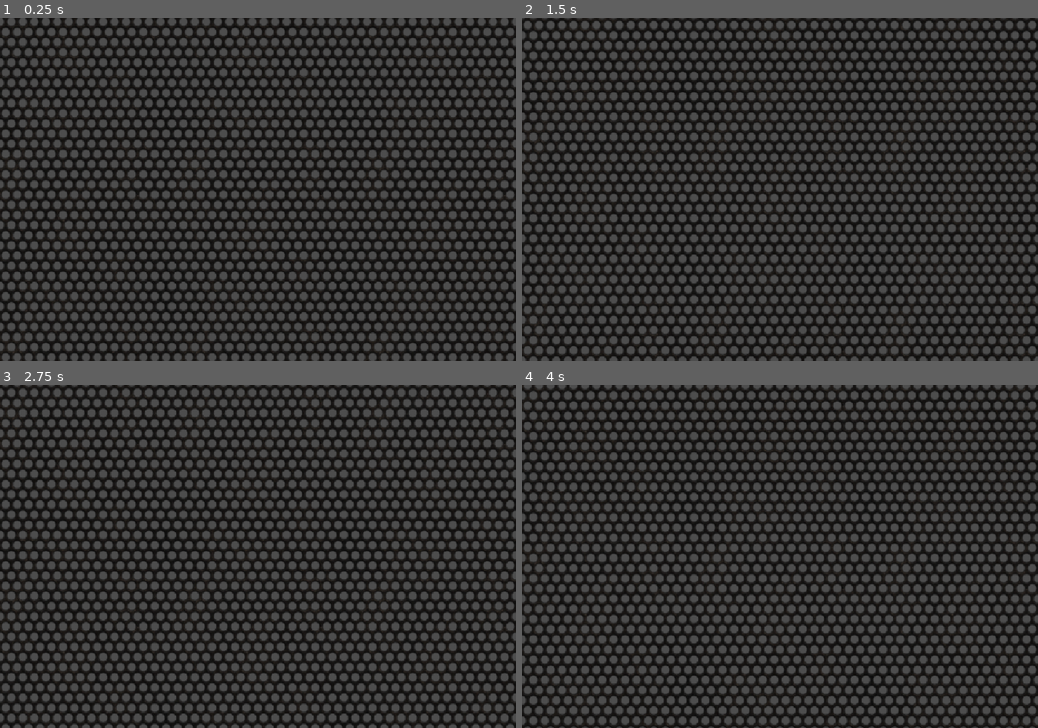
Above: before the commit, frames 1-4 (two rows, left to right).
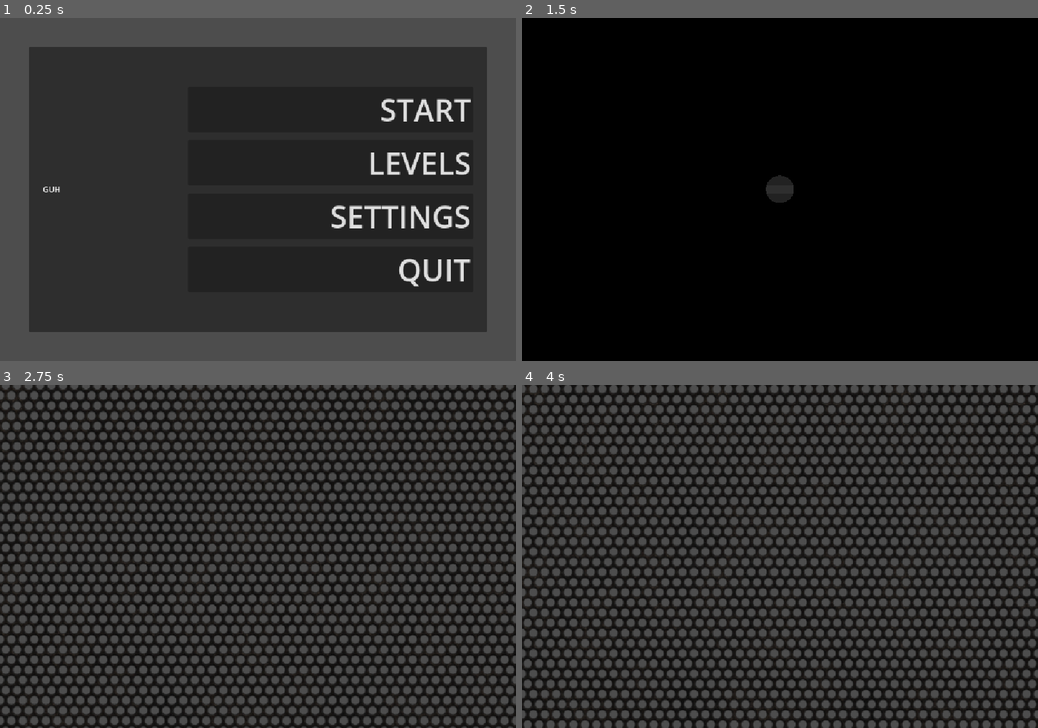
Above: after the commit, the same moments.

Repository: novalivb/very-serious-game
Game: Godot game, scene res://source/core/main/main.tscn
The game is run twice, just before and just after one commit, with the same random seed, the same clock (stepped at 60 frames per second) and the same inputs. Sound files missing from this copy of the repository are replaced by a short silence.
Inputs (mouse positions are in pixels of both pictures, inside the frame that each line leads up to):
- Up to frame 1 (0.25 s): no input
- Up to frame 2 (1.5 s): click (852, 110) at 0.5 s, where only the run after the commit has a clickable "START"; click (852, 110) at 1.25 s, where only the run after the commit has a clickable "START"
- Up to frame 3 (2.75 s): tap Enter (ui_accept) at 2, 2.27 s; move the mouse to (371, 539) at 2.02 s; hold Right (ui_right) from 2.03 s (still down); tap Mouse wheel up (up) at 2.1 s
- Up to frame 4 (4 s): move the mouse to (676, 573) at 2.77 s; release Right (ui_right) at 2.78 s; hold Left (ui_left) 2.78-3.53 s; tap Mouse wheel down (down) at 2.85 s; tap Enter (ui_accept) at 3.02 s; tap Mouse wheel up (up) at 3.05, 3.8 s; move the mouse to (831, 481) at 3.52 s; hold Right (ui_right) from 3.53 s (still down); hold Ctrl (god_mode_1) from 3.53 s (still down)

The runs differ from the first frame. In frame 1, 55% of the frame differs, in the area x 0-100%, y 0-100%; in frame 2, 74%; in frame 3, 40%; in frame 4, 66%.

Commit message:
StartButtonAnimation
that's all

Diff:
--- a/godot/very-serious-game/source/core/main/main.tscn
+++ b/godot/very-serious-game/source/core/main/main.tscn
@@ -6,7 +6,6 @@
 [node name="Main" type="Node" unique_id=1558150215]
 process_mode = 3
 script = ExtResource("1_8t6ri")
-autostart = true
 
 [node name="Systems" type="Node" parent="." unique_id=56209384]
 
--- a/godot/very-serious-game/source/levels/main-menu/main_menu.tscn
+++ b/godot/very-serious-game/source/levels/main-menu/main_menu.tscn
@@ -2,6 +2,91 @@
 
 [ext_resource type="Script" uid="uid://wvl10idqw34c" path="res://source/levels/main-menu/main_menu.gd" id="1_ayfh3"]
 [ext_resource type="Script" uid="uid://b55ff8f0fupj1" path="res://source/levels/main-menu/main_menu_ui.gd" id="2_nb24a"]
+
+[sub_resource type="Animation" id="Animation_nb24a"]
+length = 0.001
+tracks/0/type = "value"
+tracks/0/imported = false
+tracks/0/enabled = true
+tracks/0/path = NodePath("%StartButton:offset_transform_pivot_ratio")
+tracks/0/interp = 1
+tracks/0/loop_wrap = true
+tracks/0/keys = {
+"times": PackedFloat32Array(0),
+"transitions": PackedFloat32Array(1),
+"update": 0,
+"values": [Vector2(0, 0)]
+}
+tracks/1/type = "value"
+tracks/1/imported = false
+tracks/1/enabled = true
+tracks/1/path = NodePath("%StartButton:offset_transform_rotation")
+tracks/1/interp = 1
+tracks/1/loop_wrap = true
+tracks/1/keys = {
+"times": PackedFloat32Array(0),
+"transitions": PackedFloat32Array(1),
+"update": 0,
+"values": [0.0]
+}
+tracks/2/type = "value"
+tracks/2/imported = false
+tracks/2/enabled = true
+tracks/2/path = NodePath("%StartButton:offset_transform_position")
+tracks/2/interp = 1
+tracks/2/loop_wrap = true
+tracks/2/keys = {
+"times": PackedFloat32Array(0),
+"transitions": PackedFloat32Array(1),
+"update": 0,
+"values": [Vector2(0, 0)]
+}
+
+[sub_resource type="Animation" id="Animation_m6035"]
+resource_name = "start_pressed"
+length = 2.0
+tracks/0/type = "value"
+tracks/0/imported = false
+tracks/0/enabled = true
+tracks/0/path = NodePath("%StartButton:offset_transform_pivot_ratio")
+tracks/0/interp = 1
+tracks/0/loop_wrap = true
+tracks/0/keys = {
+"times": PackedFloat32Array(0, 0.2, 0.4, 0.6, 0.8, 1),
+"transitions": PackedFloat32Array(1, 1, 1, 1, 1, 1),
+"update": 1,
+"values": [Vector2(0, 0), Vector2(1, 0), Vector2(0, 0), Vector2(1, 0), Vector2(0, 0), Vector2(1, 0)]
+}
+tracks/1/type = "value"
+tracks/1/imported = false
+tracks/1/enabled = true
+tracks/1/path = NodePath("%StartButton:offset_transform_rotation")
+tracks/1/interp = 1
+tracks/1/loop_wrap = true
+tracks/1/keys = {
+"times": PackedFloat32Array(0, 0.2, 0.4, 0.6, 0.8, 1),
+"transitions": PackedFloat32Array(1, 1, 1, 1, 1, 1),
+"update": 0,
+"values": [0.0, -0.10471975511965978, 0.10471976, -0.10471976, 0.10471976, -0.10471976]
+}
+tracks/2/type = "value"
+tracks/2/imported = false
+tracks/2/enabled = true
+tracks/2/path = NodePath("%StartButton:offset_transform_position")
+tracks/2/interp = 1
+tracks/2/loop_wrap = true
+tracks/2/keys = {
+"times": PackedFloat32Array(0, 0.2, 0.4, 0.6, 0.8, 1),
+"transitions": PackedFloat32Array(1, 1, 1, 1, 1, 1),
+"update": 1,
+"values": [Vector2(0, 0), Vector2(0, -60), Vector2(0, -120), Vector2(0, -180), Vector2(0, -240), Vector2(0, -300)]
+}
+
+[sub_resource type="AnimationLibrary" id="AnimationLibrary_6g5xe"]
+_data = {
+&"RESET": SubResource("Animation_nb24a"),
+&"start_pressed": SubResource("Animation_m6035")
+}
 
 [sub_resource type="Theme" id="Theme_kcpv0"]
 Button/font_sizes/font_size = 64
@@ -21,6 +106,10 @@
 grow_horizontal = 2
 grow_vertical = 2
 script = ExtResource("2_nb24a")
+
+[node name="ButtonAnimations" type="AnimationPlayer" parent="MenuLayer/MainMenuUI" unique_id=285210958]
+unique_name_in_owner = true
+libraries/ = SubResource("AnimationLibrary_6g5xe")
 
 [node name="ScreenMargins" type="MarginContainer" parent="MenuLayer/MainMenuUI" unique_id=993689981]
 layout_mode = 1
@@ -74,6 +163,7 @@
 unique_name_in_owner = true
 layout_mode = 2
 offset_transform_enabled = true
+offset_transform_pivot_ratio = Vector2(0, 0)
 theme = SubResource("Theme_kcpv0")
 text = "START"
 alignment = 2
--- a/godot/very-serious-game/source/levels/main-menu/main_menu_ui.gd
+++ b/godot/very-serious-game/source/levels/main-menu/main_menu_ui.gd
@@ -1,6 +1,8 @@
 extends Control
 
 signal start_game
+
+@onready var button_animations: AnimationPlayer = %ButtonAnimations
 
 # buttons
 @onready var start_button: Button = %StartButton
@@ -15,6 +17,7 @@
 func _on_menu_button_pressed(button : Button):
 	match button.name:
 		"StartButton":
+			button_animations.play("start_pressed")
 			start_game.emit()
 		"LevelsButton":
 			pass
